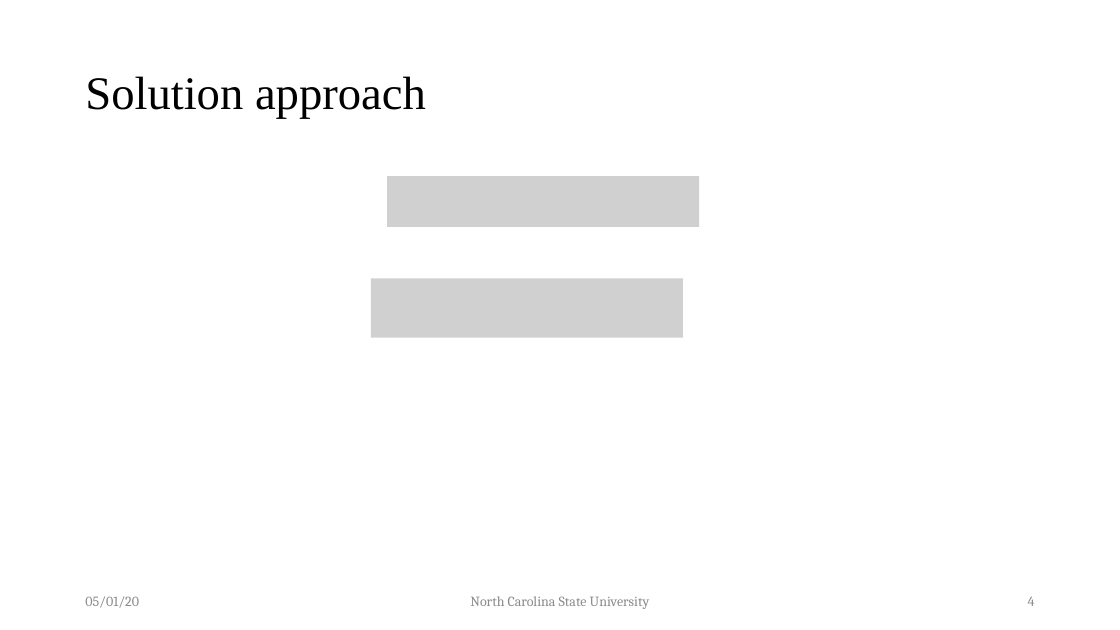
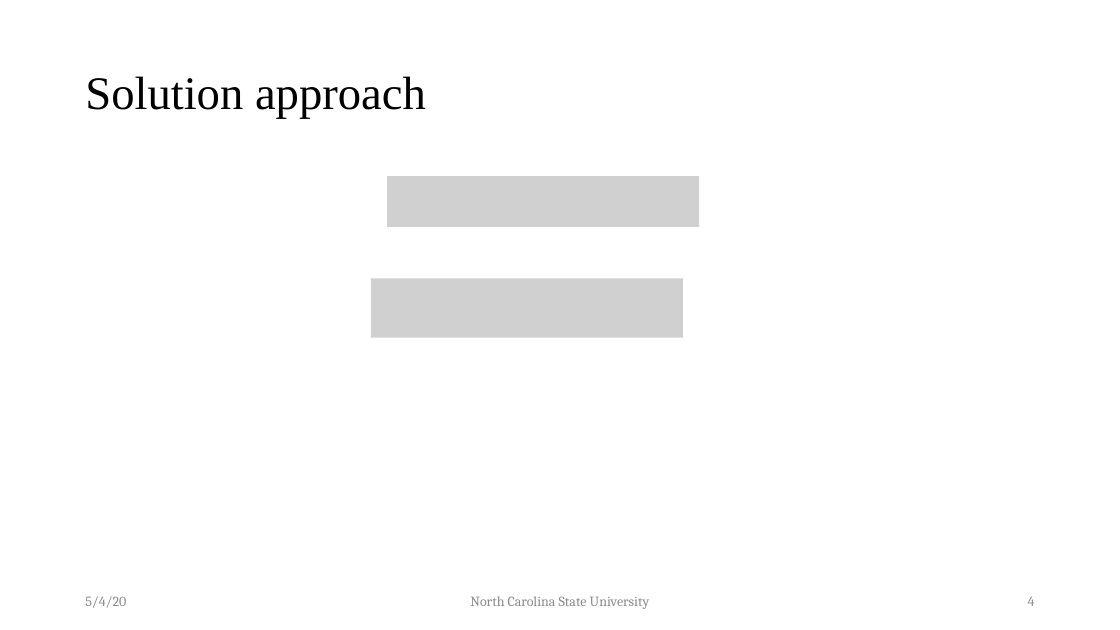
Before and after one commit to benbeeler/TEACHING, a slide deck: slide 4 of Nuclear_Fuel_Performance/NE591_Spring2020/MOOSE/Khadija/presentation 3.pptx. Drawn at 1120x630 pixels with LibreOffice and Linux fonts; fonts in the diff are those of the drawing; grey boxes stand for pictures; background and template pictures are left out. Boxes give left, top, right and bottom in pixels: in the first picture for what was removed or moved away, otherwise in the second. Text is boxed around its words. In the diff, an @@ line names an element or a change of style, - is before the commit and + after.

```diff
--- a/Nuclear_Fuel_Performance/NE591_Spring2020/MOOSE/Khadija/presentation 3.pptx
+++ b/Nuclear_Fuel_Performance/NE591_Spring2020/MOOSE/Khadija/presentation 3.pptx
@@ text at (85, 596, 126, 608): text changed @@
-05/01/20
+5/4/20
```
Also in this commit, not shown: 5 other slides changed, 5 other files.
